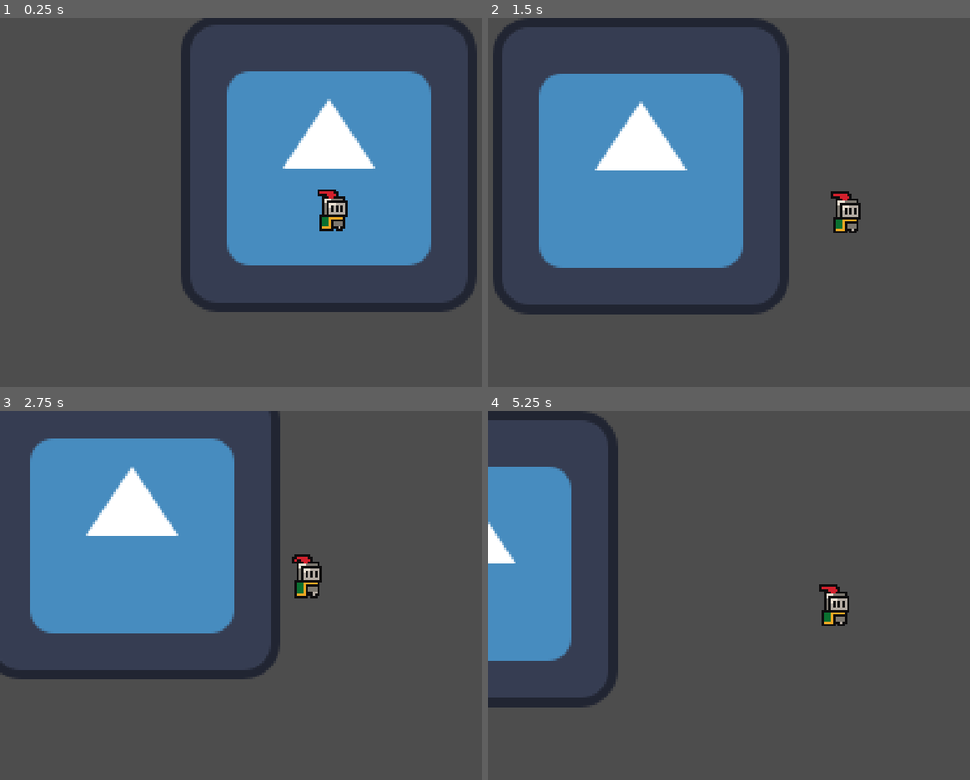
Above: before the commit, frames 1-4 (two rows, left to right).
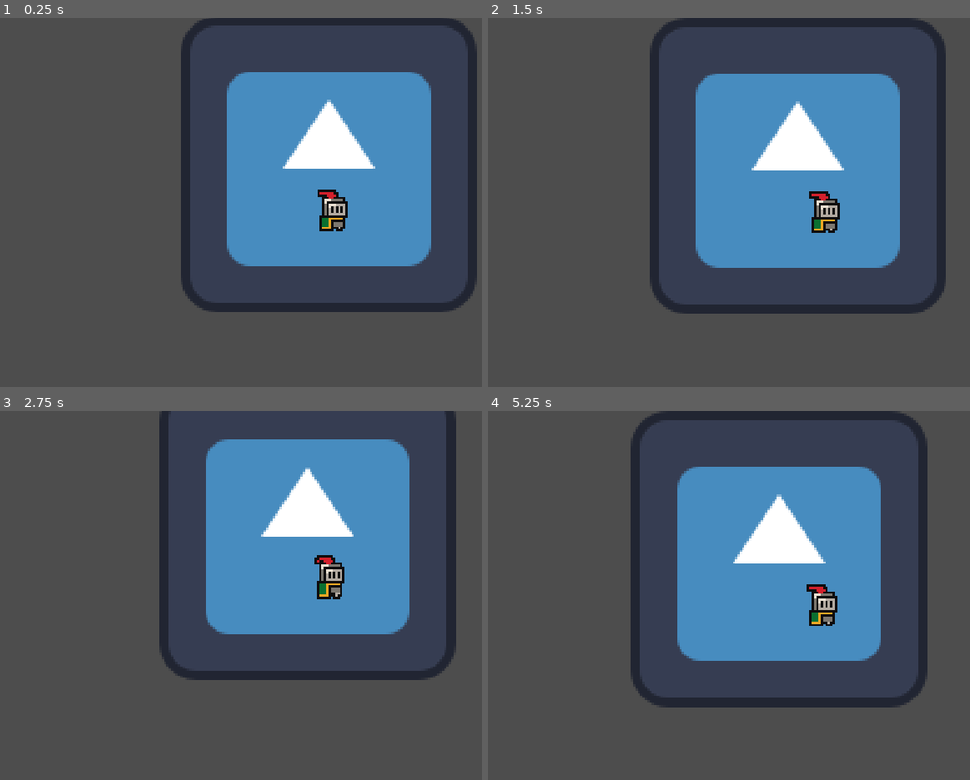
Above: after the commit, the same moments.

Repository: ToastedTeam/CaveGame
Game: Godot game, scene res://scenes/main.tscn
Two runs of this game, one before a commit and one after it. Both use one fixed random seed, a clock stepped at 60 frames per second and the inputs below. The engine's default icon, where the game draws it, is replaced by a stand-in: a white triangle on a blue panel in a dark square.
Inputs:
- Up to frame 1 (0.25 s): no input
- Up to frame 2 (1.5 s): hold Right (ui_right) from 0.53 s (still down); tap Up (ui_up) at 0.77 s
- Up to frame 3 (2.75 s): tap Up (ui_up) at 1.52 s; release Right (ui_right) at 2.03 s; hold Left (ui_left) from 2.03 s (still down)
- Up to frame 4 (5.25 s): release Left (ui_left) at 2.78 s; hold Right (ui_right) 2.78-4.28 s; tap Up (ui_up) at 3.02, 3.77, 4.52 s; hold Left (ui_left) 4.28-5.03 s; hold Right (ui_right) from 5.03 s (still down)

The runs differ from the first frame. In frame 1, 0.5% of the frame differs, in the area x 38-98%, y 0-80%; in frame 2, 42%; in frame 3, 43%, in the area x 0-95%, y 0-73%; in frame 4, 40%.

Commit message:
Fix subpixel camera alignment

Diff:
--- a/scenes/test.tscn
+++ b/scenes/test.tscn
@@ -13,8 +13,9 @@
 shader_parameter/cam_position = null
 shader_parameter/cam_offset = Vector2(0, 0)
 
-[node name="Main" type="Node2D"]
+[node name="Main" type="Node2D" node_paths=PackedStringArray("camera")]
 script = ExtResource("1_lc7kf")
+camera = NodePath("Camera2D")
 
 [node name="Icon" type="Sprite2D" parent="."]
 position = Vector2(-2, -6)
--- a/scripts/player.gd
+++ b/scripts/player.gd
@@ -1,7 +1,7 @@
 extends CharacterBody2D
 
 
-const SPEED = 92.0
+const SPEED = 10.0
 const JUMP_VELOCITY = -300.0
 
 
--- a/scripts/sceneScript.gd
+++ b/scripts/sceneScript.gd
@@ -4,8 +4,10 @@
 
 # Called when the node enters the scene tree for the first time.
 func _ready() -> void:
-	#print(camera)
-	#camera.viewport_shader = viewport.material;
+	if camera:
+		camera.viewport_shader = viewport.material;
+	else:
+		push_error("Camera not set in scene, pixel alignment wont happen.")
 	pass # Replace with function body.
 
 
--- a/shaders/pixel_camera.gdshader
+++ b/shaders/pixel_camera.gdshader
@@ -6,8 +6,8 @@
 	highp float roundX = round(cam_position.x);
 	highp float roundY = round(cam_position.y);
 	highp vec2 subpixel = vec2(roundX-cam_position.x, roundY-cam_position.y);
-	VERTEX += length(subpixel) < 0.001 ? vec2(0) : subpixel;
-	//VERTEX += cam_offset;
+	//VERTEX += length(subpixel) < 0.001 ? vec2(0) : subpixel;
+	VERTEX += cam_offset;
 }
 
 //void fragment() {
Not shown, added: icon.svg.import
Not shown: 1 places in scenes/test.tscn that only renumber resources
